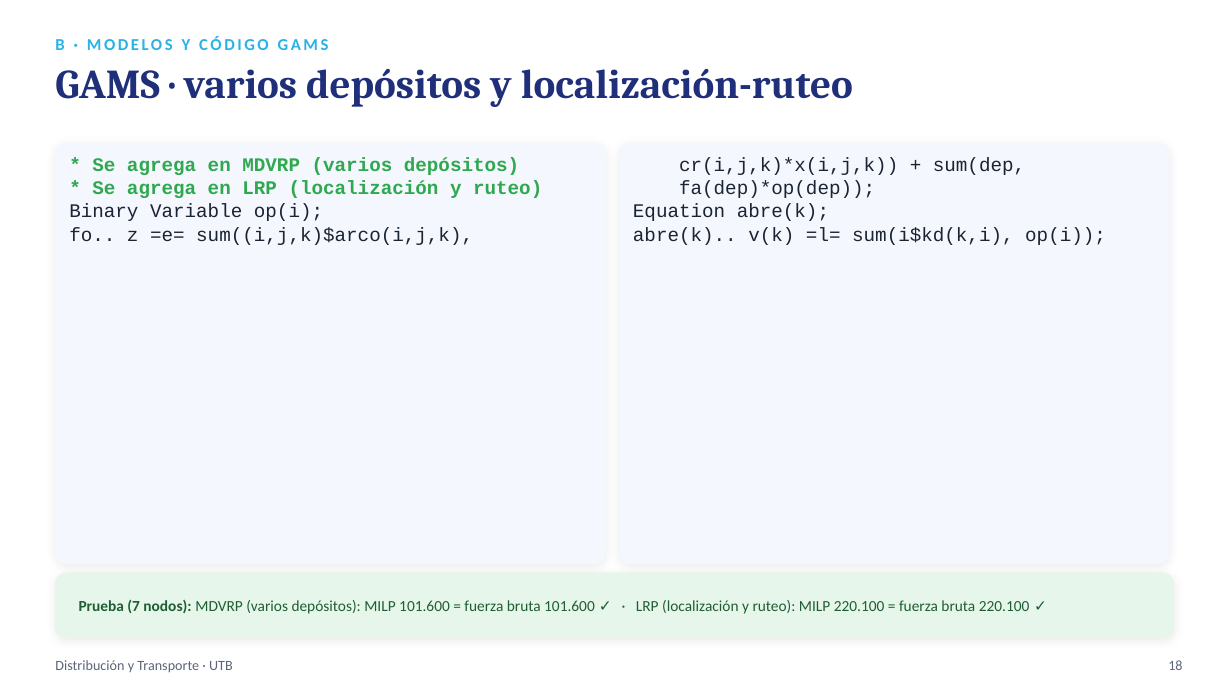
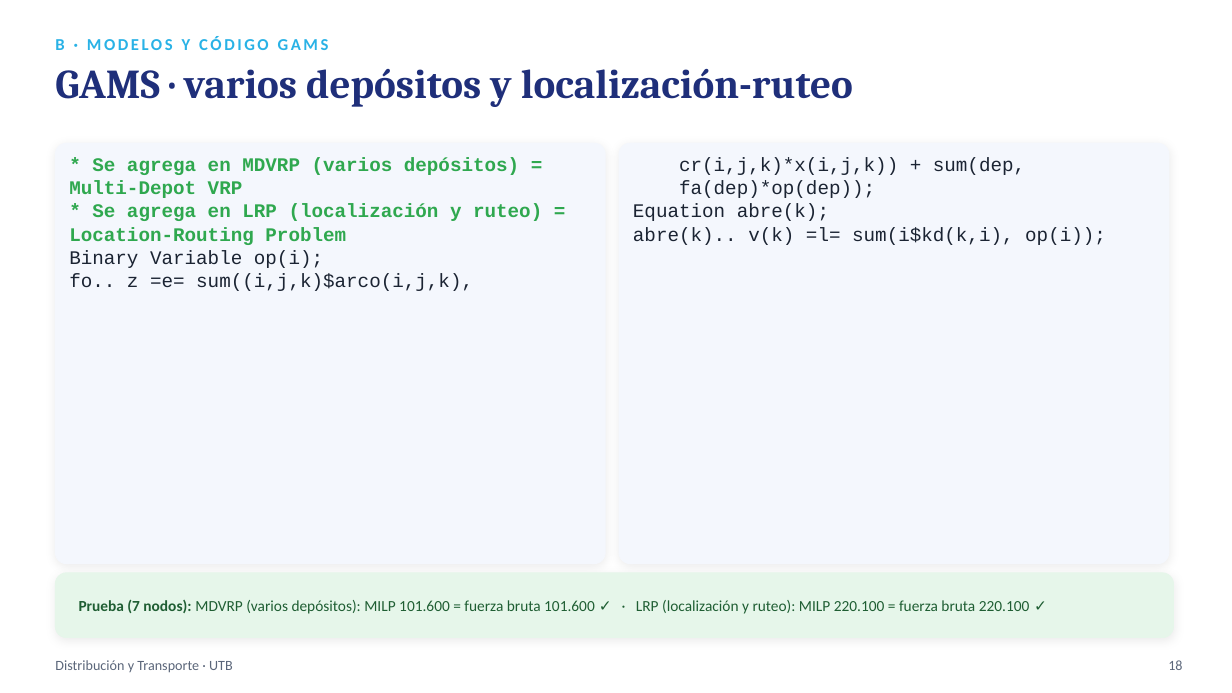
Before and after one commit to sebastianslg/grafosapp, a slide deck: slide 18 of Exposicion_Ruteo_de_Vehiculos.pptx. Drawn at 1232x693 pixels with LibreOffice and Linux fonts; fonts in the diff are those of the drawing. Boxes give left, top, right and bottom in pixels: in the first picture for what was removed or moved away, otherwise in the second. Text is boxed around its words. In the diff, an @@ line names an element or a change of style, - is before the commit and + after.

```diff
--- a/Exposicion_Ruteo_de_Vehiculos.pptx
+++ b/Exposicion_Ruteo_de_Vehiculos.pptx
@@ text at (69,158,542,245): text changed @@
-* Se agrega en MDVRP (varios depósitos)
-* Se agrega en LRP (localización y ruteo)
+* Se agrega en MDVRP (varios depósitos) = Multi-Depot VRP
+* Se agrega en LRP (localización y ruteo) = Location-Routing Problem
```
Also in this commit, not shown: 8 other slides changed, 4 other files.
